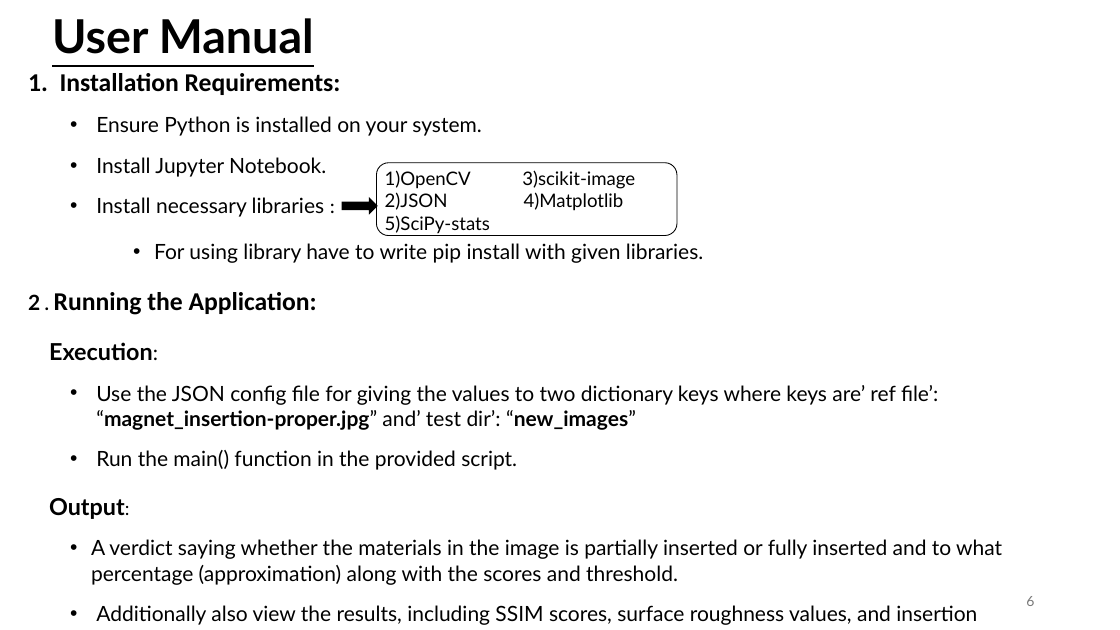
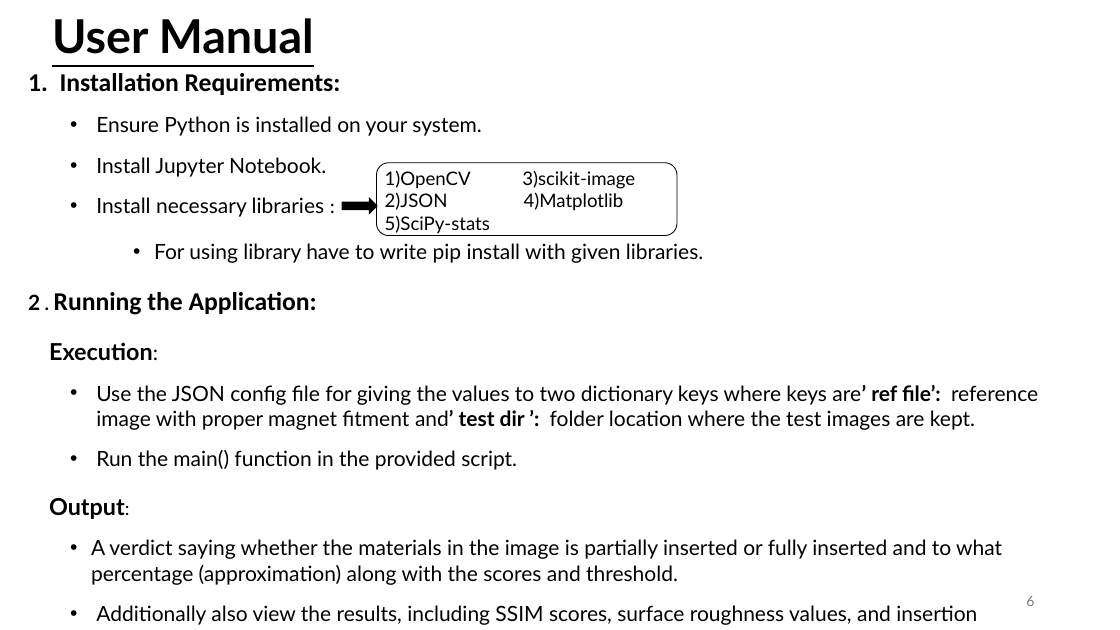
Before and after one commit to arpankumar2520/IDEAS_TIH_Project, a slide deck: slide 6 of MOTOR ASSEMBLY MONITORING THROUGH IMAGE ANALYSIS .pptx. Drawn at 1120x630 pixels with LibreOffice and Linux fonts; fonts in the diff are those of the drawing; background and template pictures are left out. Boxes give left, top, right and bottom in pixels: in the first picture for what was removed or moved away, otherwise in the second. Text is boxed around its words. In the diff, an @@ line names an element or a change of style, - is before the commit and + after.

```diff
--- a/MOTOR ASSEMBLY MONITORING THROUGH IMAGE ANALYSIS .pptx
+++ b/MOTOR ASSEMBLY MONITORING THROUGH IMAGE ANALYSIS .pptx
@@ text at (x1=96, y1=385, x2=1038, y2=430): text changed @@
-  • Use the JSON config file for giving the values to two dictionary keys where keys are’ ref file’: “magnet_insertion-proper.jpg” and’ test dir’: “new_images”
+  • Use the JSON config file for giving the values to two dictionary keys where keys are’ ref file’: reference image with proper magnet fitment and’ test dir ’: folder location where the test images are kept.
```
Also in this commit, not shown: 1 other slide changed, 1 other file.
